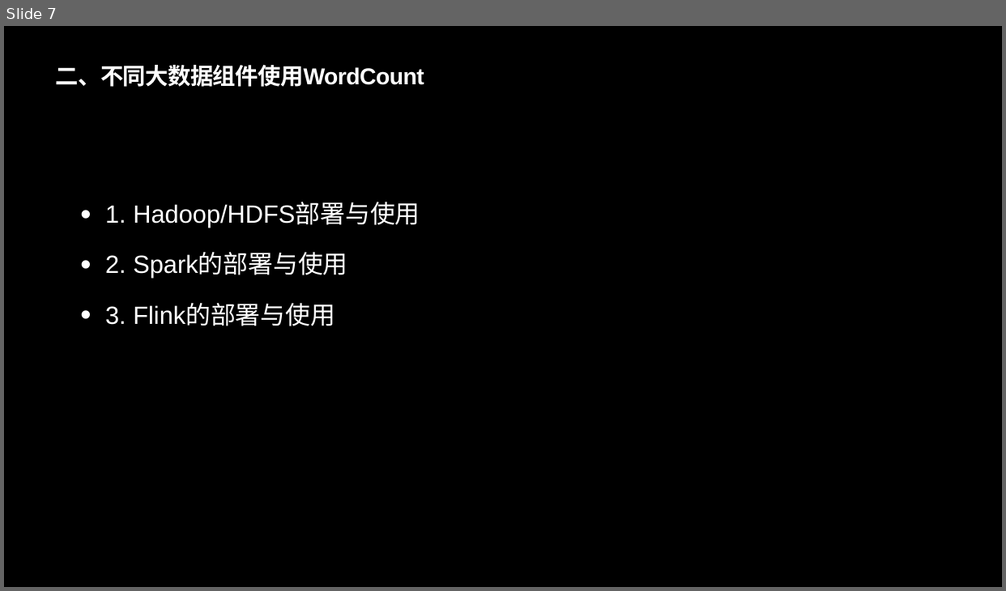
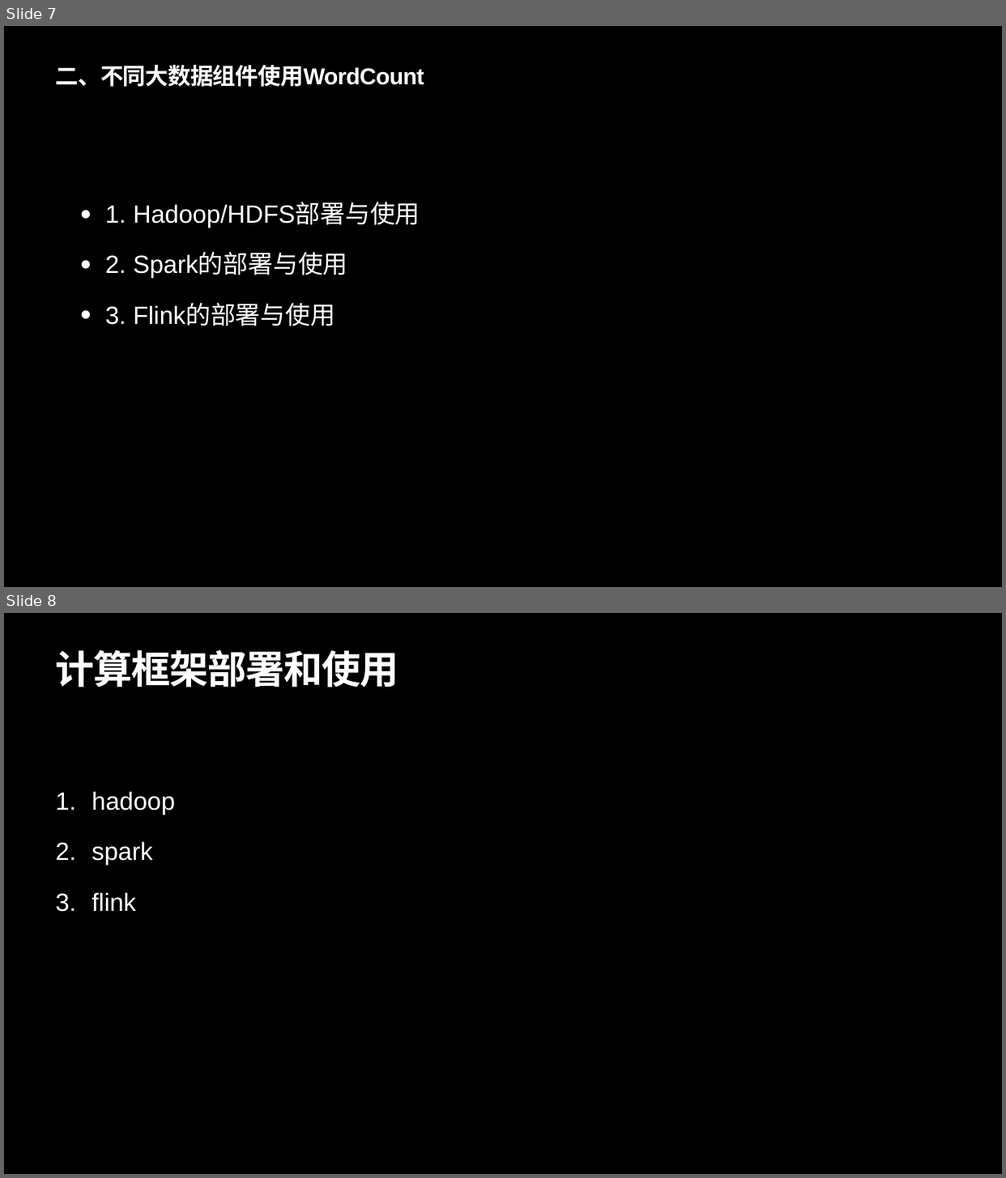
Before and after one commit to LinusLarrabee/bigData, a slide deck: src/doc/大数据组件调研.pptx. Shown one above the other, each under a label of ours: slide 7 before the commit, slides 7 and 8 after it. The pictures are 1006x591 and 1006x1178 pixels, drawn with LibreOffice and Linux fonts; fonts in the diff are those of the drawing. Boxes give left, top, right and bottom in pixels: in the first picture for what was removed or moved away, otherwise in the second. Text is boxed around its words. In the diff, an @@ line names an element or a change of style, - is before the commit and + after.

```diff
--- a/src/doc/大数据组件调研.pptx
+++ b/src/doc/大数据组件调研.pptx
@@ slide 8 added at (x1=4, y1=613, x2=1002, y2=1174), background #000000 @@
@@ title added at (x1=56, y1=650, x2=399, y2=688), 74.8 pt, text #FFFFFF, bold @@
+计算框架部署和使用
@@ text added at (x1=91, y1=791, x2=175, y2=911), 48 pt, text #FFFFFF @@
+1. hadoop
+2. spark
+3. flink
```
Also in this commit, not shown: 7 slides changed, 10 other slides added, 6 slides removed, 5 other files.
